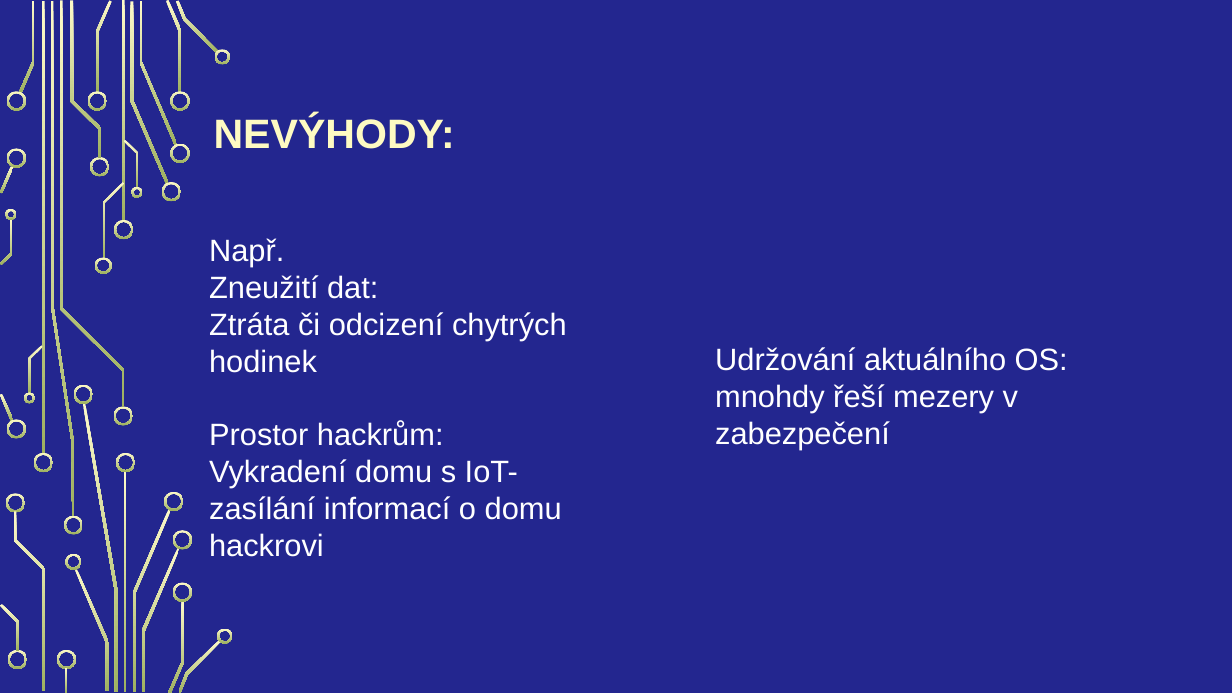
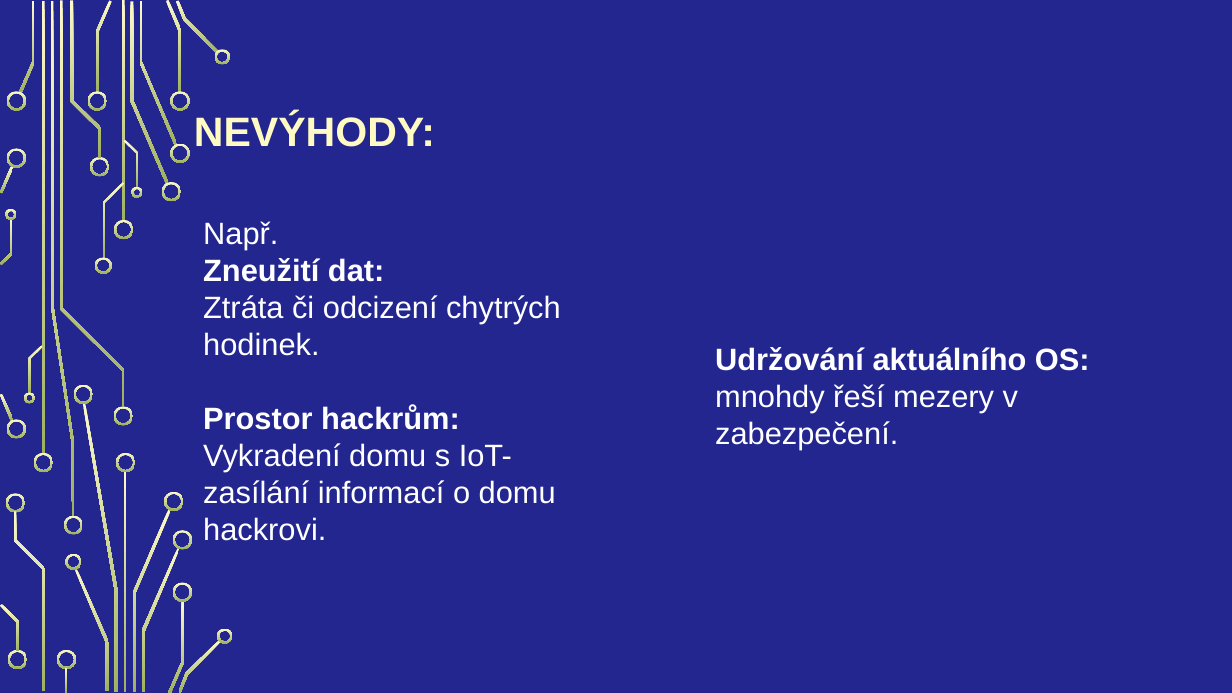
Before and after one commit to Vojta2809/Internet-v-c-a-chytr-m-sta, a slide deck: slide 6 of langsadl.pptx. Drawn at 1232x693 pixels with LibreOffice and Linux fonts; fonts in the diff are those of the drawing; background and template pictures are left out. Boxes give left, top, right and bottom in pixels: in the first picture for what was removed or moved away, otherwise in the second. Text is boxed around its words. In the diff, an @@ line names an element or a change of style, - is before the commit and + after.

```diff
--- a/langsadl.pptx
+++ b/langsadl.pptx
@@ title "NEVÝHODY:": place and size @@
-title "NEVÝHODY:" at (214, 115, 455, 149)
+title "NEVÝHODY:" at (194, 113, 435, 147)
@@ text "Např.": place and size @@
-text "Např." at (209, 238, 567, 557)
+text "Např." at (203, 221, 561, 541)
@@ text at (203, 258, 460, 430): bold on in "Zneužití dat:", "Prostor hackrům:" @@
@@ text at (203, 295, 561, 356): text changed @@
-Ztráta či odcizení chytrých hodinek
+Ztráta či odcizení chytrých hodinek.
@@ text at (715, 347, 1090, 449): text changed @@
-Udržování aktuálního OS: mnohdy řeší mezery v zabezpečení
+Udržování aktuálního OS: mnohdy řeší mezery v zabezpečení.
@@ text at (203, 443, 556, 541): text changed @@
-Vykradení domu s IoT- zasílání informací o domu hackrovi
+Vykradení domu s IoT- zasílání informací o domu hackrovi.
```
Also in this commit, not shown: 9 other slides changed, 3 slides added, 2 slides removed.
